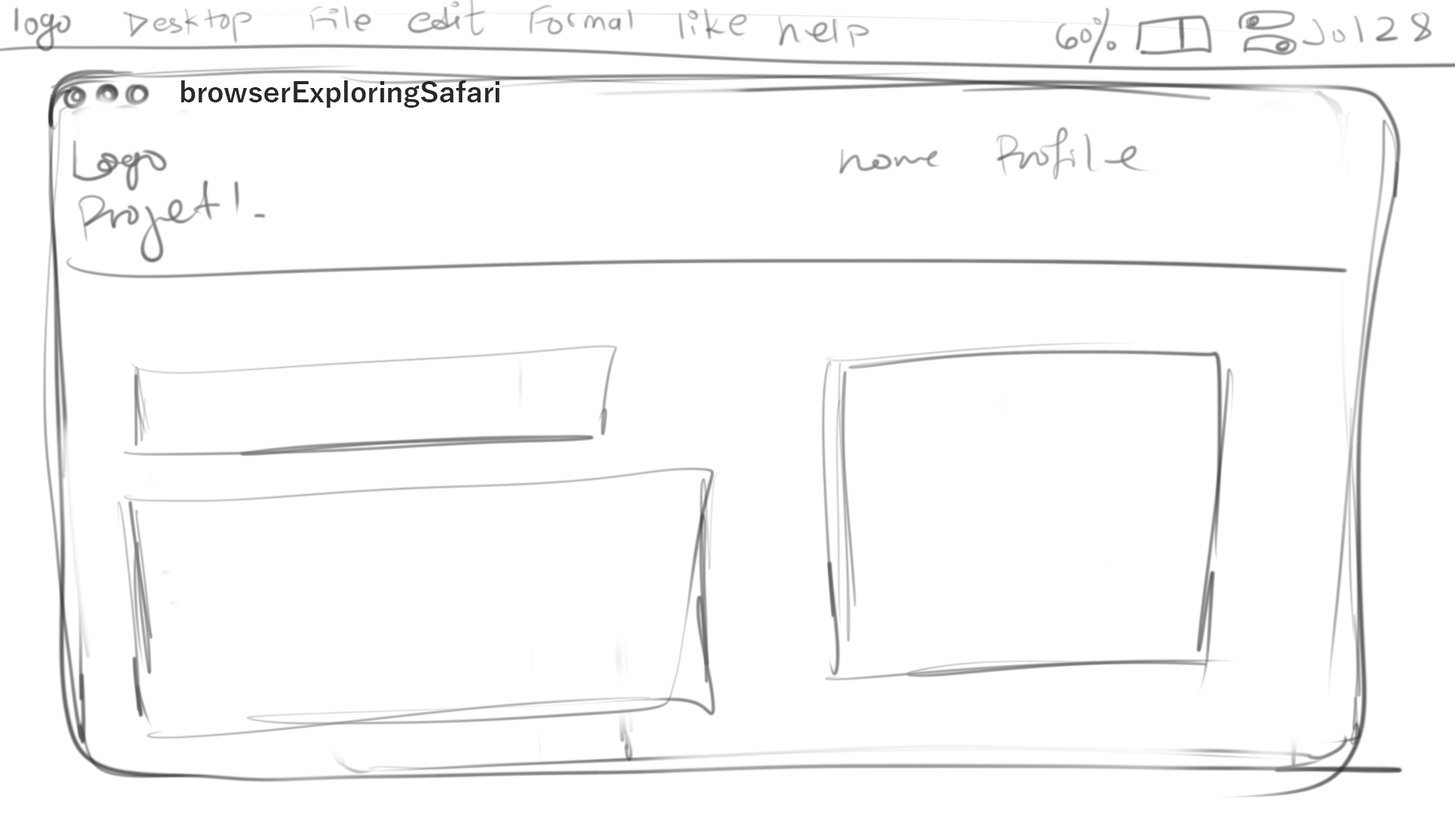
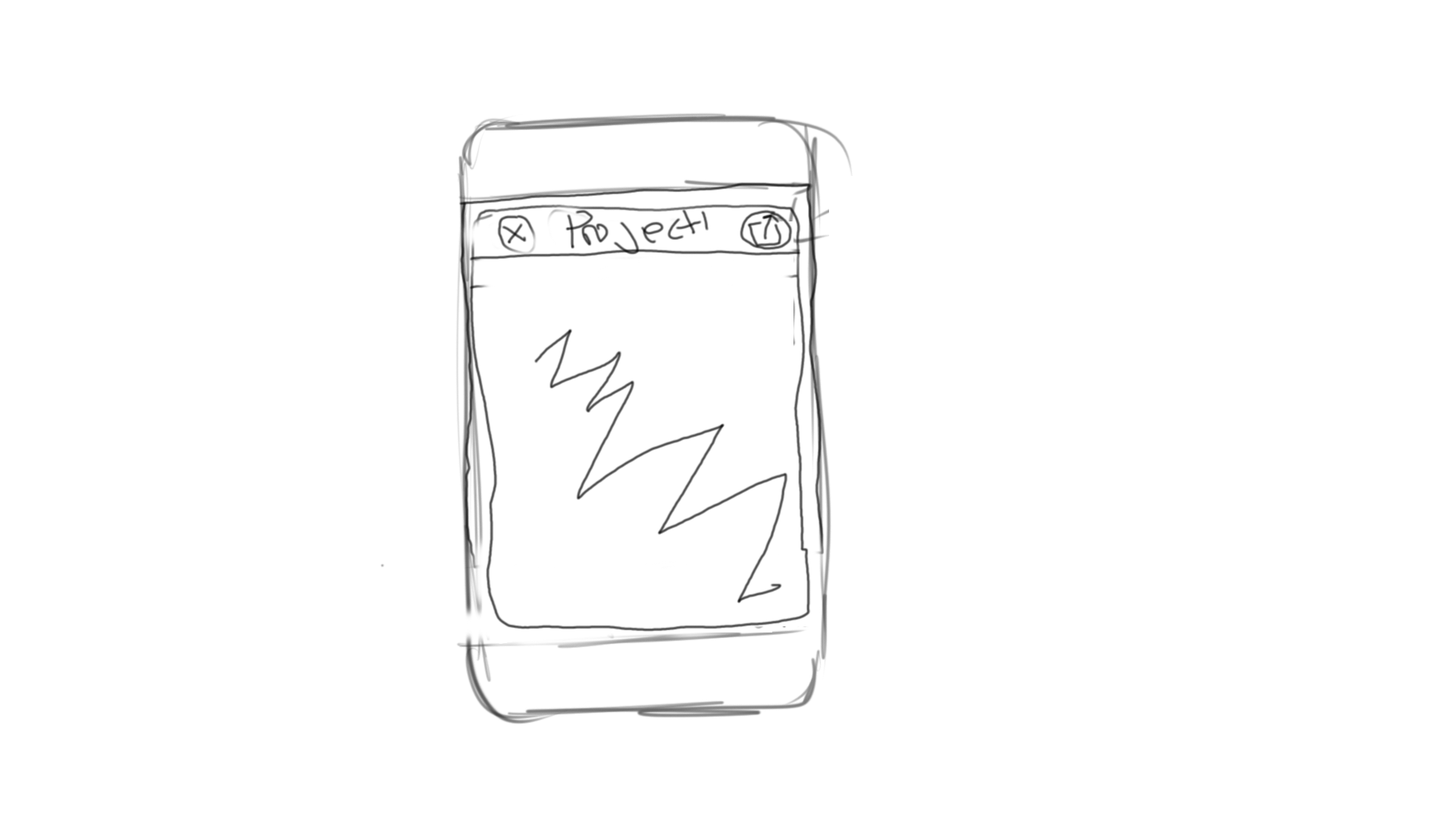
The second 1455×819 image is a revision of the first. Changes to its layers:
added layer "Layer 1" in group "Artboard 1" over left=380, top=112, right=854, bottom=725
hid "browserExploringSafari" over left=181, top=80, right=500, bottom=108
hid "opening projects" over left=0, top=0, right=1455, bottom=799
